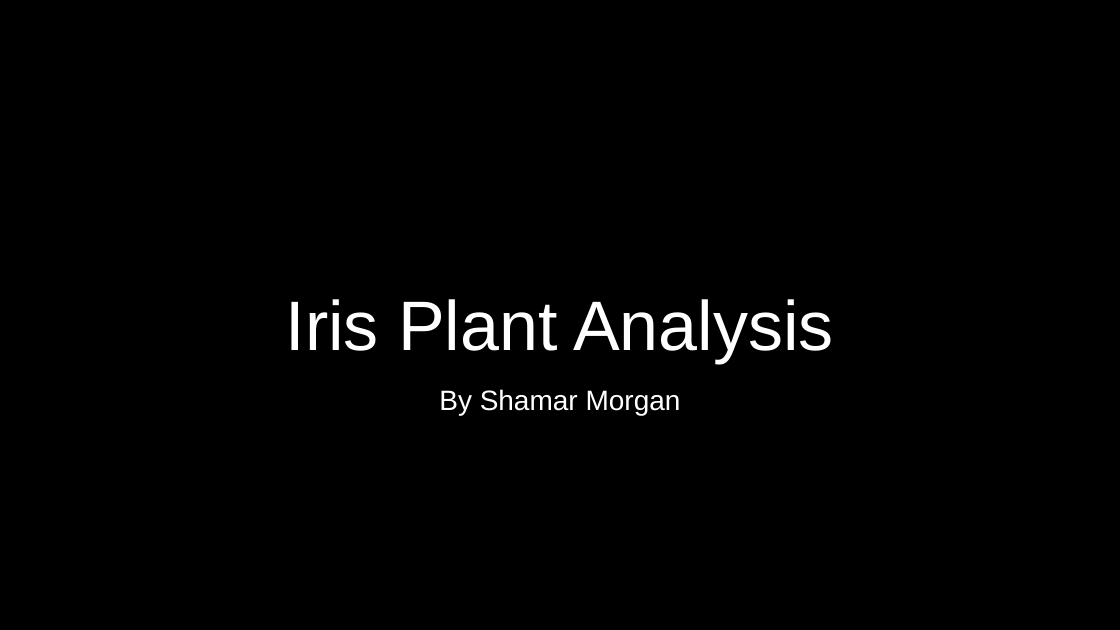
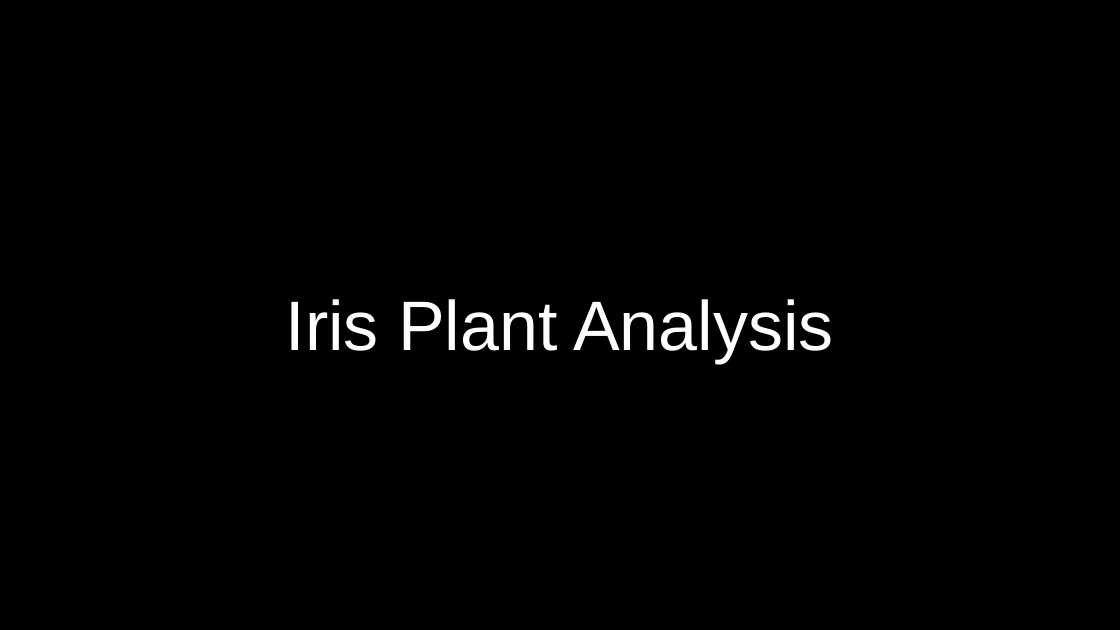
Before and after one commit to 3Thiago/Data-Science-Analtyics, a slide deck: slide 1 of IrisPresentation.pptx. Drawn at 1120x630 pixels with LibreOffice and Linux fonts; fonts in the diff are those of the drawing; background and template pictures are left out. Boxes give left, top, right and bottom in pixels: in the first picture for what was removed or moved away, otherwise in the second. Text is boxed around its words. In the diff, an @@ line names an element or a change of style, - is before the commit and + after.

Commit message:
Final Presentation

```diff
--- a/IrisPresentation.pptx
+++ b/IrisPresentation.pptx
@@ subtitle removed at box(439, 389, 681, 415) @@
-By Shamar Morgan
```
